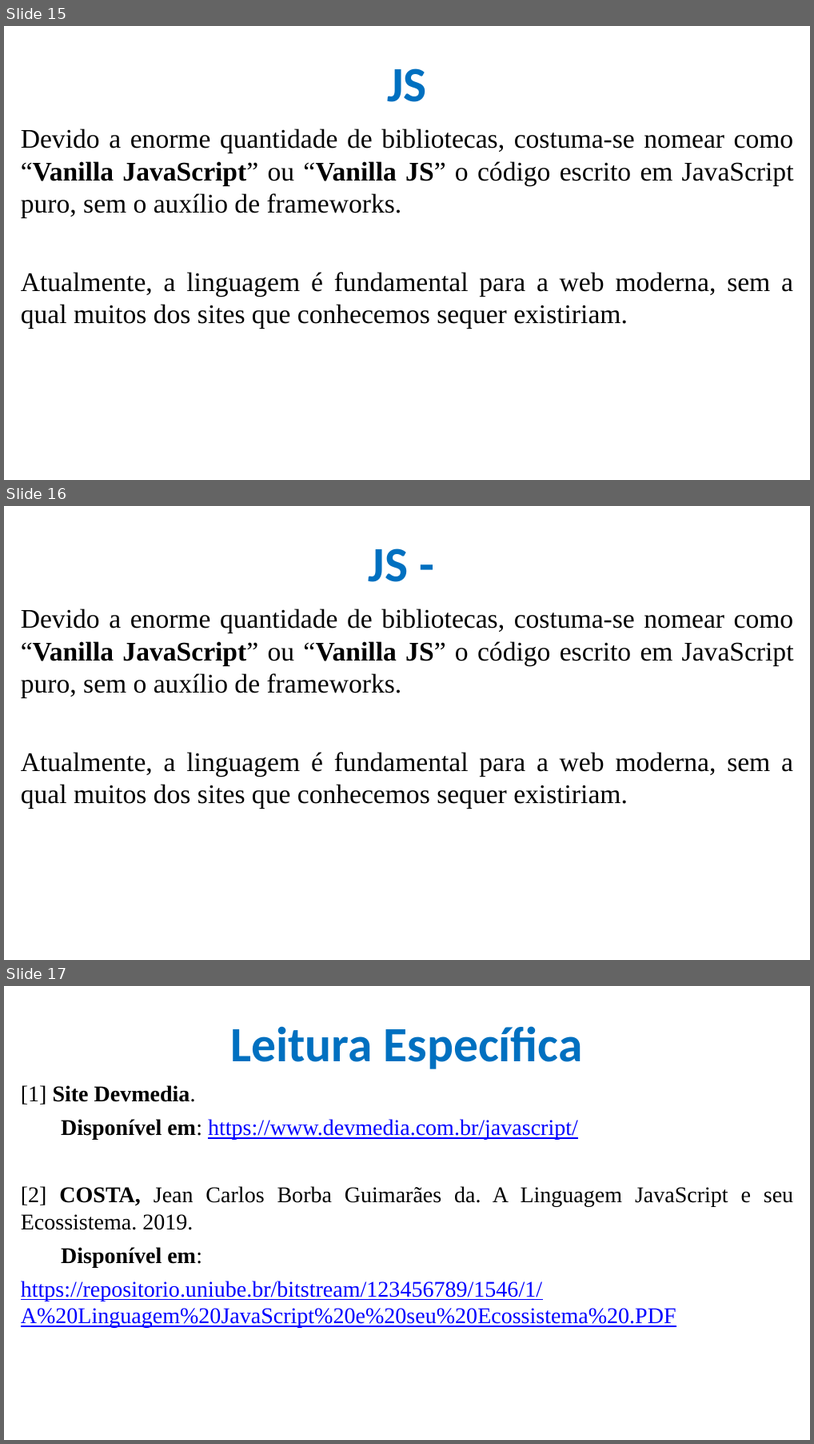
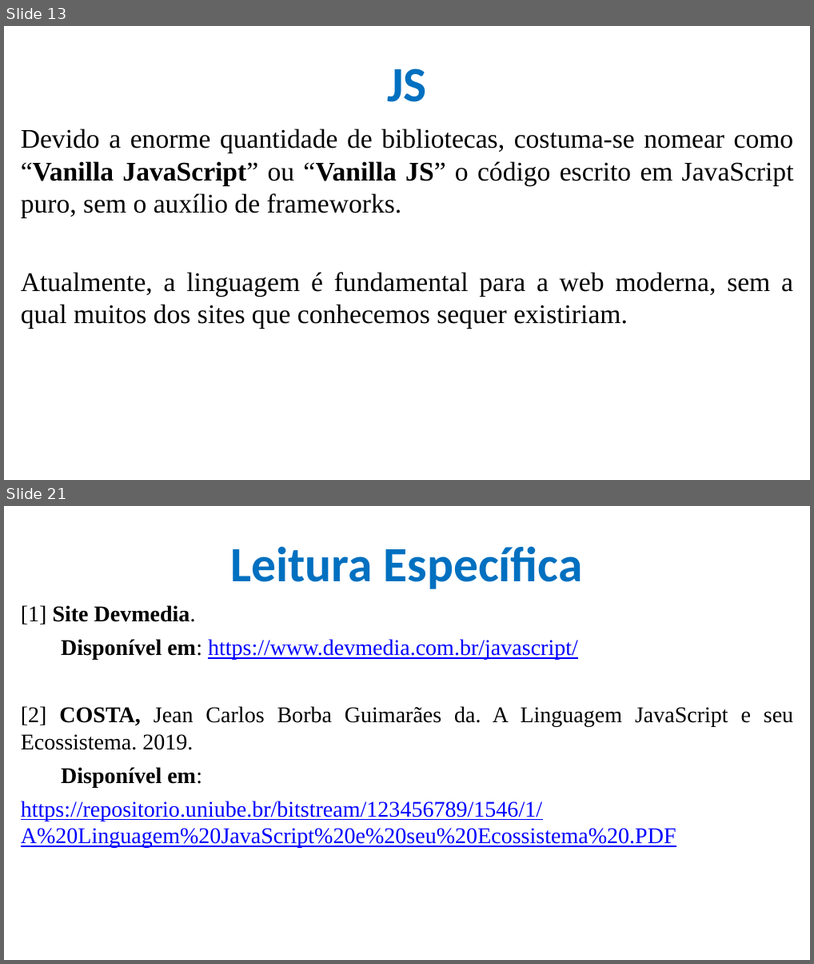
Before and after one commit to CloudEducationBrazil/WydenDesenvolvimentoWebPHP, a slide deck: 01 Classes/Aula 08 Desenvolvimento Web PHP - JS.pptx. Shown one above the other, each under a label of ours: slides 15, 16 and 17 before the commit, slides 13 and 21 after it; the slides between them are not shown. The pictures are 814x1444 and 814x964 pixels, drawn with LibreOffice and Linux fonts; fonts in the diff are those of the drawing; background and template pictures are left out. Boxes give left, top, right and bottom in pixels: in the first picture for what was removed or moved away, otherwise in the second. Text is boxed around its words. In the diff, an @@ line names an element or a change of style, - is before the commit and + after.

```diff
--- a/01 Classes/Aula 08 Desenvolvimento Web PHP - JS.pptx
+++ b/01 Classes/Aula 08 Desenvolvimento Web PHP - JS.pptx
@@ slide 16 removed at [4,506,810,960], background picture (left out) @@
@@ title removed at [369,548,408,582] @@
-JS -
@@ text removed at [21,608,794,808] @@
-Devido a enorme quantidade de bibliotecas, costuma-se nomear como “Vanilla JavaScript” ou “Vanilla JS” o código escrito em JavaScript puro, sem o auxílio de frameworks.
-Atualmente, a linguagem é fundamental para a web moderna, sem a qual muitos dos sites que conhecemos sequer existiriam.
@@ what was slide 15 is now slide 13 @@
@@ what was slide 17 is now slide 21 @@
```
Also in this commit, not shown: 1 slide changed, 5 slides added, 1 other file.
